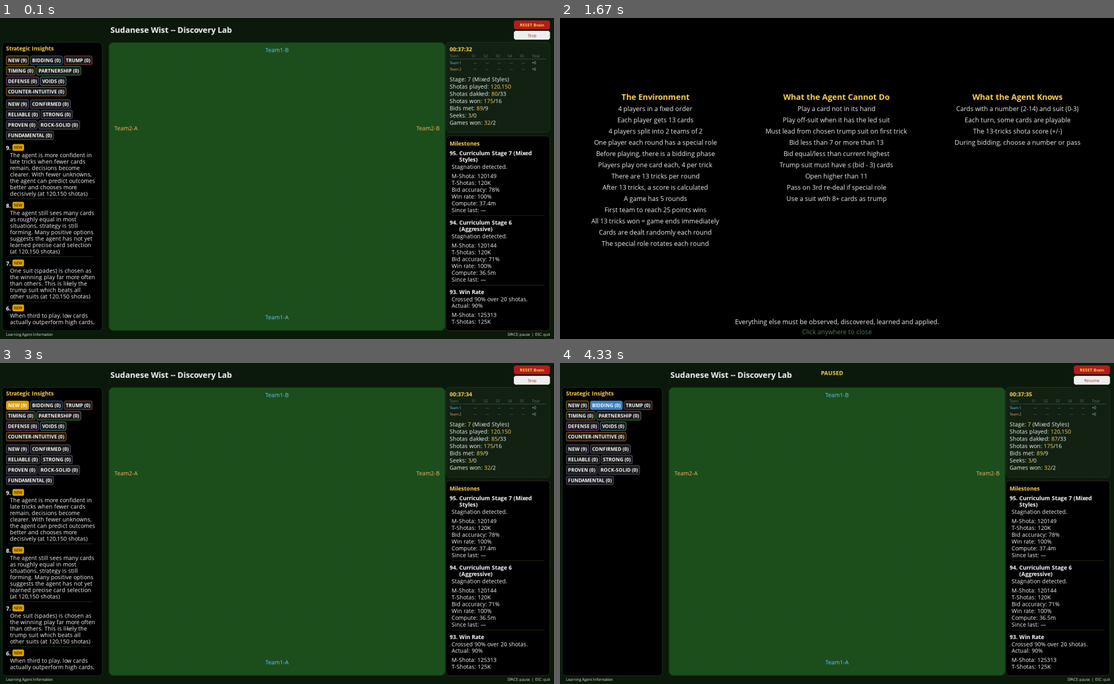
Above: before the commit, frames 1-4 (two rows, left to right).
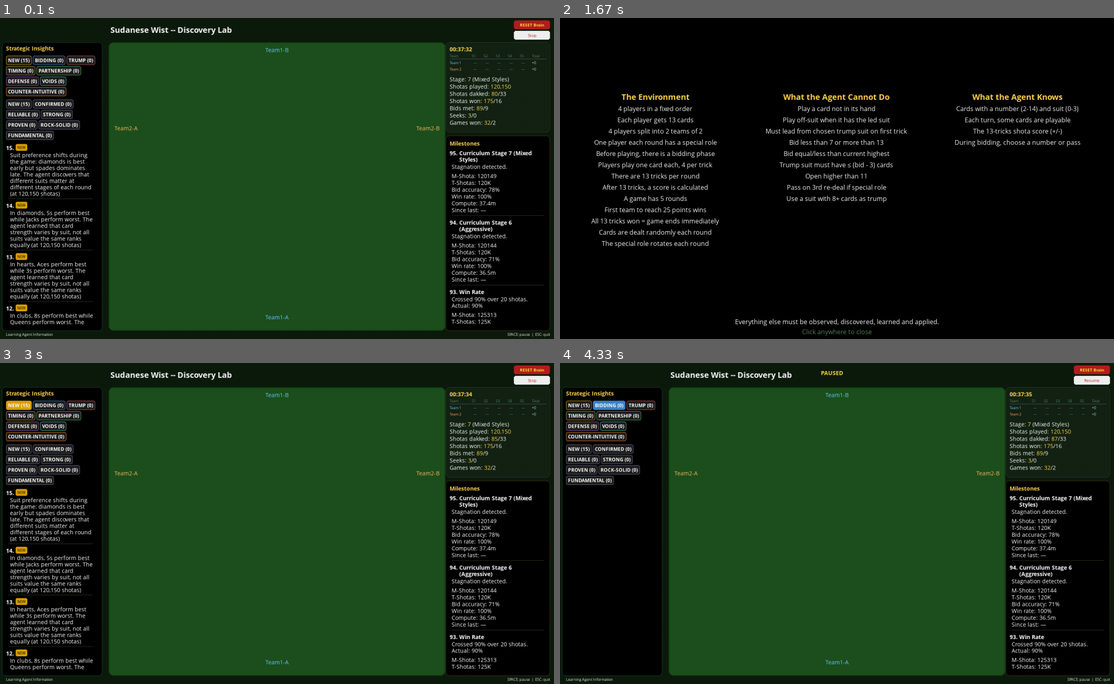
Above: after the commit, the same moments.

Repository: aamagzoub/engineering-intelligence
Game: pygame game, started from gui_wist_discovery/main.py
The game is run twice, just before and just after one commit, with the same random seed, the same clock (stepped at 60 frames per second) and the same inputs.
Inputs (mouse positions are in pixels of both pictures, inside the frame that each line leads up to):
- Up to frame 1 (0.1 s): no input
- Up to frame 2 (1.67 s): click (576, 59) at 0.38 s, where only the run after the commit has a clickable "NEW (15)"; tap Space at 0.67, 1 s; click "Learning Agent Information" at 1.38 s
- Up to frame 3 (3 s): click (288, 417) at 1.72 s; click (260, 468) at 2.55 s; click (199, 456) at 2.88 s
- Up to frame 4 (4.33 s): click (1030, 606) at 3.22 s; click "BIDDING (0)" at 3.55 s; tap Space at 3.9 s; click (676, 462) at 4.22 s

The runs differ from the first frame. In frame 1, 3.3% of the frame differs, in the area x 1-18%, y 11-96%; in frame 2, nothing differs; in frame 3, 3.3%; in frame 4, 0.3%.

Commit message:
v3.4.0 relax dedup to 20 per concept, add leading/following + per-suit-rank + hand-size-suit miners

Diff:
--- a/gui_wist_discovery/insights.py
+++ b/gui_wist_discovery/insights.py
@@ -102,6 +102,9 @@
     new_insights.extend(_mine_bid_patterns(bid_q, episodes))
     new_insights.extend(_mine_counter_intuitive(play_items, episodes))
     new_insights.extend(_mine_deep_patterns(play_items, episodes))
+    new_insights.extend(_mine_leading_vs_following(play_items, episodes))
+    new_insights.extend(_mine_per_suit_rank(play_items, episodes))
+    new_insights.extend(_mine_hand_size_suit_interaction(play_items, episodes))
 
     # Snapshot comparison insights (at milestones: 50K, 100K, 500K, 1M, etc.).
     new_insights.extend(_check_and_take_snapshot(agent))
@@ -567,8 +570,10 @@
 
 
 def _dedup_merge(insights) -> list:
-    """Merge insights by core idea — max 2 per concept."""
+    """Merge insights by core idea — allow up to 20 per concept."""
     seen = {}
+    concept_counts = {}  # Track how many per concept.
+    MAX_PER_CONCEPT = 20
 
     for ins in insights:
         text = ins.get("text", "").lower()
@@ -601,19 +606,31 @@
         elif "defend" in text:
             sig_parts.append("defense")
         else:
-            words = [w for w in text.split() if len(w) > 4][:3]
+            # Use more of the text as signature — allows more diversity.
+            words = [w for w in text.split() if len(w) > 4][:5]
             sig_parts.append("_".join(words))
 
-        sig = "|".join(sig_parts)
-
-        if sig in seen:
-            alt_sig = sig + "_alt"
-            if alt_sig not in seen:
-                seen[alt_sig] = ins
+        base_sig = "|".join(sig_parts)
+
+        # Allow up to MAX_PER_CONCEPT per concept.
+        count = concept_counts.get(base_sig, 0)
+        if count < MAX_PER_CONCEPT:
+            # Check exact text dedup (no two with identical text).
+            unique_key = base_sig + f"_{count}"
+            if text not in [s.get("text", "").lower() for s in seen.values()]:
+                seen[unique_key] = ins
+                concept_counts[base_sig] = count + 1
             else:
-                seen[sig]["confidence"] = seen[sig].get("confidence", 1) + 1
+                # Exact duplicate — just bump confidence.
+                for k, v in seen.items():
+                    if v.get("text", "").lower() == text:
+                        v["confidence"] = v.get("confidence", 1) + 1
+                        break
         else:
-            seen[sig] = ins
+            # Over limit — bump confidence on the first one.
+            first_key = base_sig + "_0"
+            if first_key in seen:
+                seen[first_key]["confidence"] = seen[first_key].get("confidence", 1) + 1
 
     return list(seen.values())
 
@@ -831,7 +848,135 @@
                     why="one suit consistently scoring higher across all positions suggests the agent knows which suit is trump"
                 ))
 
-    return insights[:15]  # Cap to avoid flooding.
+    return insights[:30]  # Allow more deep insights.
+
+
+def _mine_leading_vs_following(play_items, episodes) -> list:
+    """Compare strategy when leading a trick vs following someone else's lead."""
+    insights = []
+    leading_qs = defaultdict(list)   # tier -> Q when position 0
+    following_qs = defaultdict(list)  # tier -> Q when position 1-3
+
+    for state, actions in play_items:
+        parsed = _parse_state_key(state)
+        if not parsed or len(actions) < 2:
+            continue
+        n_cards, pos = parsed
+        for key, q in actions.items():
+            a_parsed = _parse_action_key(key)
+            if not a_parsed:
+                continue
+            rank, suit = a_parsed
+            tier = _rank_tier(rank)
+            if pos == 0:
+                leading_qs[tier].append(q)
+            else:
+                following_qs[tier].append(q)
+
+    if not leading_qs or not following_qs:
+        return insights
+
+    lead_avgs = {t: sum(v)/len(v) for t, v in leading_qs.items() if len(v) >= 5}
+    follow_avgs = {t: sum(v)/len(v) for t, v in following_qs.items() if len(v) >= 5}
+
+    if lead_avgs and follow_avgs:
+        best_lead = max(lead_avgs, key=lead_avgs.get)
+        best_follow = max(follow_avgs, key=follow_avgs.get)
+        if best_lead != best_follow:
+            insights.append(_make(
+                f"Different cards work best in different roles: {best_lead} cards when leading, {best_follow} cards when following",
+                "timing", 1, episodes,
+                why="The agent has learned that leading and following require different approaches"
+            ))
+
+        # Specific: are low cards better for leading?
+        if best_lead == "low" and best_follow == "high":
+            insights.append(_make(
+                "Lead with low cards to probe, save high cards for following when you can guarantee a win",
+                "timing", 1, episodes,
+                why="Leading low is safe exploration, following high is precise execution"
+            ))
+        elif best_lead == "high" and best_follow == "low":
+            insights.append(_make(
+                "Lead with strength to establish dominance, follow with low to conserve when tricks are decided",
+                "timing", 1, episodes,
+                why="Aggressive opening with conservative support maximizes trick count"
+            ))
+
+    return insights
+
+
+def _mine_per_suit_rank(play_items, episodes) -> list:
+    """Which rank performs best in each specific suit?"""
+    insights = []
+    suit_rank_qs = defaultdict(lambda: defaultdict(list))
+
+    for state, actions in play_items:
+        if len(actions) < 2:
+            continue
+        for key, q in actions.items():
+            a_parsed = _parse_action_key(key)
+            if not a_parsed:
+                continue
+            rank, suit = a_parsed
+            suit_rank_qs[suit][rank].append(q)
+
+    for suit in suit_rank_qs:
+        rank_avgs = {r: sum(v)/len(v) for r, v in suit_rank_qs[suit].items() if len(v) >= 5}
+        if len(rank_avgs) < 3:
+            continue
+        best_r = max(rank_avgs, key=rank_avgs.get)
+        worst_r = min(rank_avgs, key=rank_avgs.get)
+        spread = rank_avgs[best_r] - rank_avgs[worst_r]
+        if spread < 0.2:
+            continue
+        suit_name = _SUIT_NAMES.get(suit, "?")
+        best_name = _RANK_NAMES.get(best_r, str(best_r))
+        worst_name = _RANK_NAMES.get(worst_r, str(worst_r))
+        insights.append(_make(
+            f"In {suit_name}, {best_name}s perform best while {worst_name}s perform worst",
+            "trump", 1, episodes,
+            why=f"The agent learned that card strength varies by suit, not all suits value the same ranks equally"
+        ))
+
+    return insights
+
+
+def _mine_hand_size_suit_interaction(play_items, episodes) -> list:
+    """Does suit preference change as the hand gets smaller?"""
+    insights = []
+    early_suit = defaultdict(list)  # suit -> Q early
+    late_suit = defaultdict(list)   # suit -> Q late
+
+    for state, actions in play_items:
+        parsed = _parse_state_key(state)
+        if not parsed or len(actions) < 2:
+            continue
+        n_cards, pos = parsed
+        for key, q in actions.items():
+            a_parsed = _parse_action_key(key)
+            if not a_parsed:
+                continue
+            rank, suit = a_parsed
+            if n_cards >= 10:
+                early_suit[suit].append(q)
+            elif n_cards <= 4:
+                late_suit[suit].append(q)
+
+    early_avgs = {s: sum(v)/len(v) for s, v in early_suit.items() if len(v) >= 10}
+    late_avgs = {s: sum(v)/len(v) for s, v in late_suit.items() if len(v) >= 10}
+
+    if early_avgs and late_avgs:
+        best_early_s = max(early_avgs, key=early_avgs.get)
+        best_late_s = max(late_avgs, key=late_avgs.get)
+        if best_early_s != best_late_s:
+            insights.append(_make(
+                f"Suit preference shifts during the game: {_SUIT_NAMES.get(best_early_s, '?')} is best early but {_SUIT_NAMES.get(best_late_s, '?')} dominates late",
+                "trump", 1, episodes,
+                why="The agent discovers that different suits matter at different stages of each round"
+            ))
+
+    return insights
 
 
 # ─── Snapshot Comparison System ──────────────────────────────────────────────────
Not shown, changed: SudaneseWist_v3.1.5.spec
